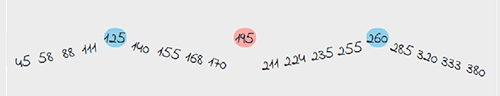
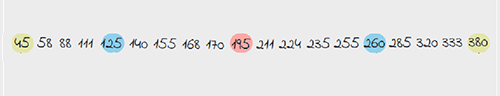
Layers edited between the first and the second w=500, h=96 image:
hid "const3" over [2, 0, 492, 96]
hid "const2" over [2, 0, 492, 96]
hid "const1" over [2, 0, 492, 96]
